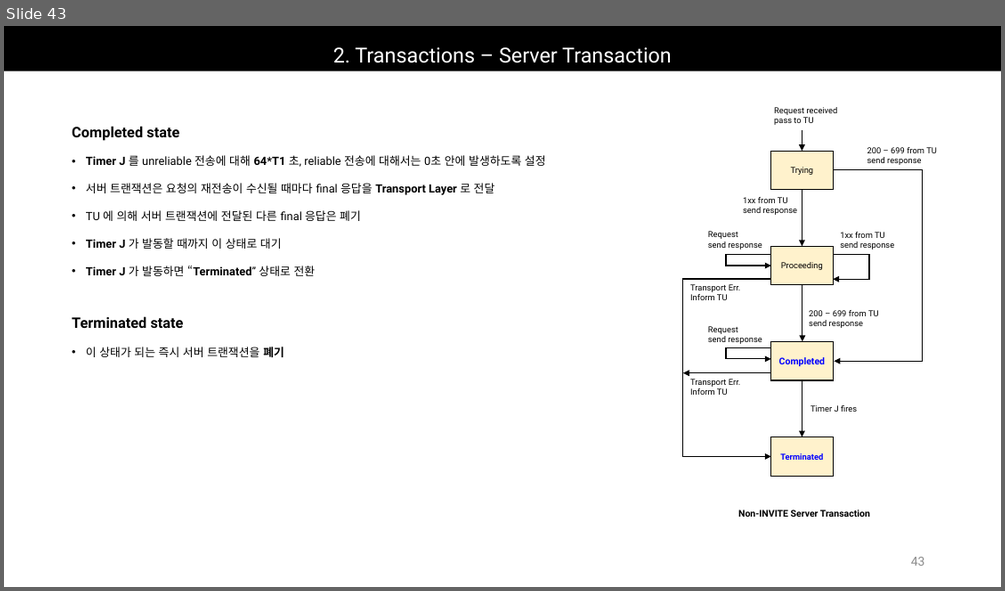
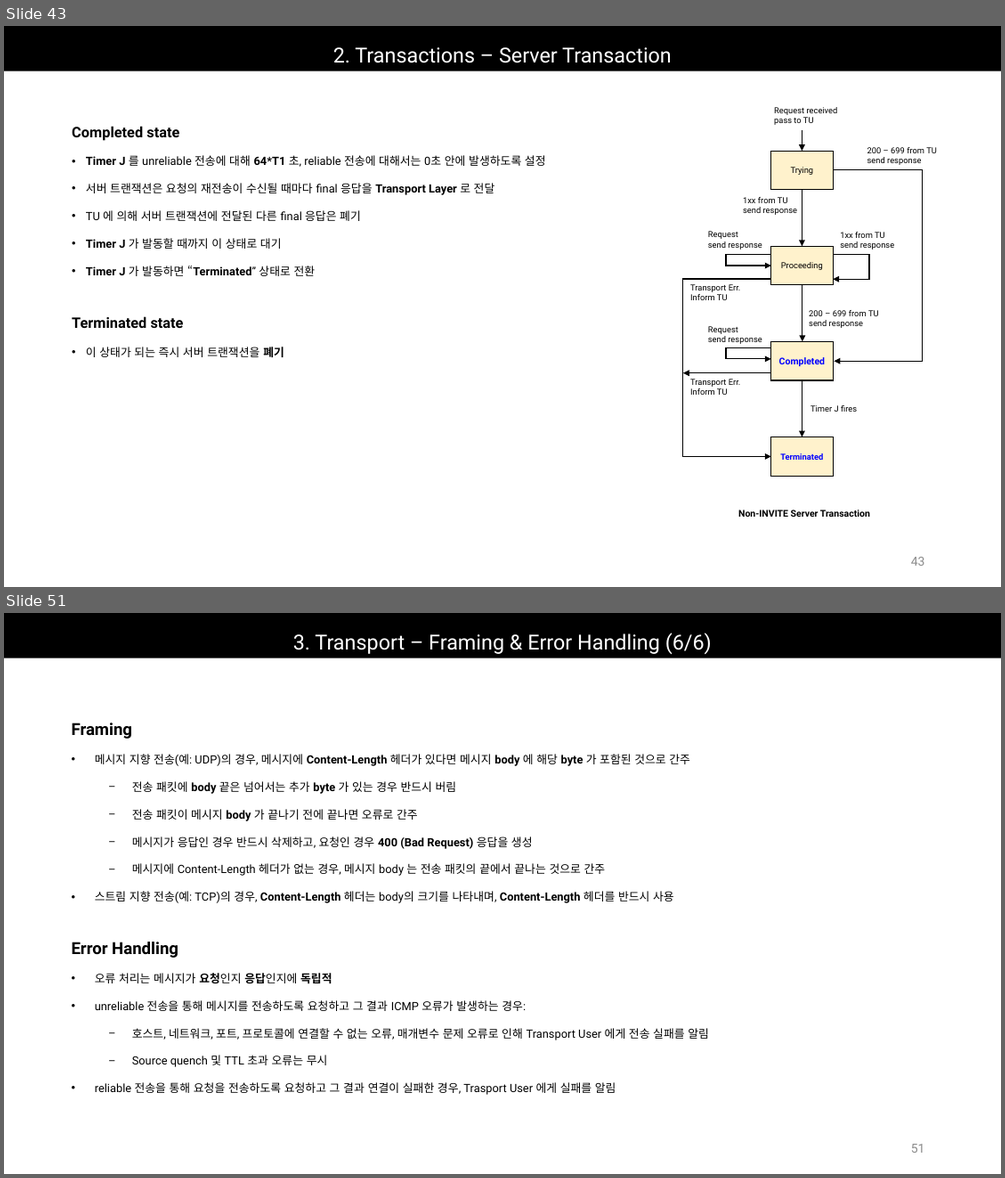
Before and after one commit to Epsilonely/SIP-Survey, a slide deck: 세미나 3차.pptx. Shown one above the other, each under a label of ours: slide 43 before the commit, slides 43 and 51 after it; the slides between them are not shown. The pictures are 1005x591 and 1005x1178 pixels, drawn with LibreOffice and Linux fonts; fonts in the diff are those of the drawing. Boxes give left, top, right and bottom in pixels: in the first picture for what was removed or moved away, otherwise in the second. Text is boxed around its words. In the diff, an @@ line names an element or a change of style, - is before the commit and + after.

```diff
--- a/세미나 3차.pptx
+++ b/세미나 3차.pptx
@@ slide 51 added at [4, 613, 1001, 1174], background #FFFFFF @@
@@ title added at [4, 613, 1001, 657], fill #000000, 20 pt, text #FFFFFF @@
+3. Transport – Framing & Error Handling (6/6)
@@ text added at [72, 722, 690, 903], 11 pt, text #000000 @@
+Framing
+• 메시지 지향 전송(예: UDP)의 경우, 메시지에 Content-Length 헤더가 있다면 메시지 body 에 해당 byte 가 포함된 것으로 간주
+  − 전송 패킷에 body 끝은 넘어서는 추가 byte 가 있는 경우 반드시 버림
+  − 전송 패킷이 메시지 body 가 끝나기 전에 끝나면 오류로 간주
+  − 메시지가 응답인 경우 반드시 삭제하고, 요청인 경우 400 (Bad Request) 응답을 생성
+  − 메시지에 Content-Length 헤더가 없는 경우, 메시지 body 는 전송 패킷의 끝에서 끝나는 것으로 간주
+• 스트림 지향 전송(예: TCP)의 경우, Content-Length 헤더는 body의 크기를 나타내며, Content-Length 헤더를 반드시 사용
@@ text added at [72, 941, 709, 1094], 11 pt, text #000000 @@
+Error Handling
+• 오류 처리는 메시지가 요청인지 응답인지에 독립적
+• unreliable 전송을 통해 메시지를 전송하도록 요청하고 그 결과 ICMP 오류가 발생하는 경우:
+  − 호스트, 네트워크, 포트, 프로토콜에 연결할 수 없는 오류, 매개변수 문제 오류로 인해 Transport User 에게 전송 실패를 알림
+  − Source quench 및 TTL 초과 오류는 무시
+• reliable 전송을 통해 요청을 전송하도록 요청하고 그 결과 연결이 실패한 경우, Trasport User 에게 실패를 알림
@@ page number added at [911, 1143, 925, 1152], 12 pt, text #8C8C8C @@
+51
```
Also in this commit, not shown: 7 slides changed, 7 other slides added, 2 other files.
